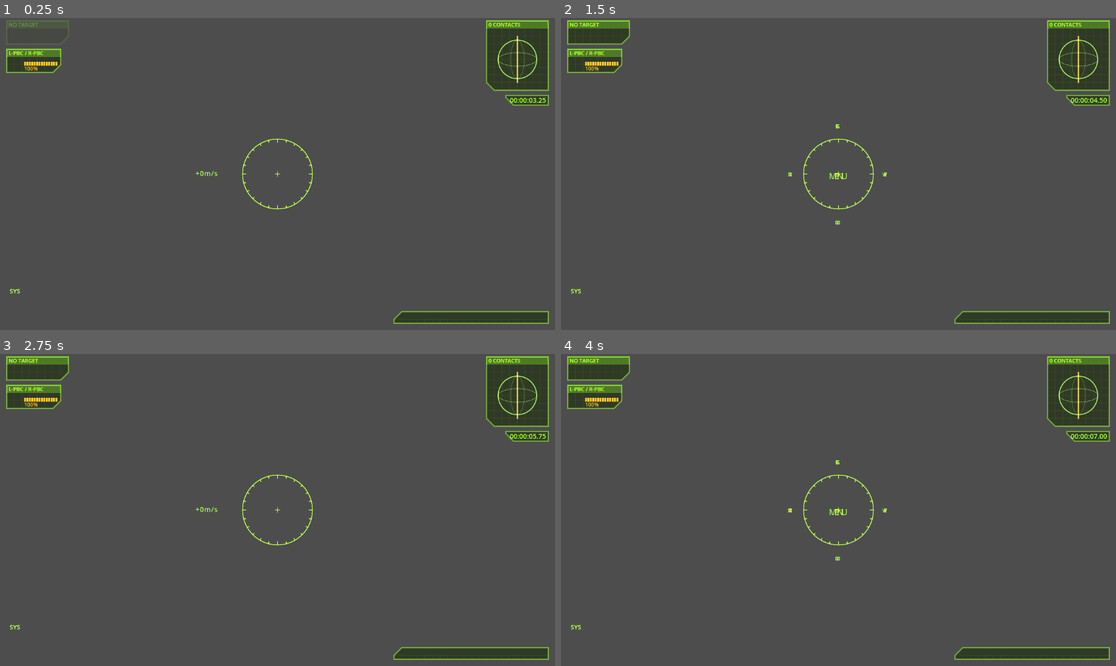
Above: before the commit, frames 1-4 (two rows, left to right).
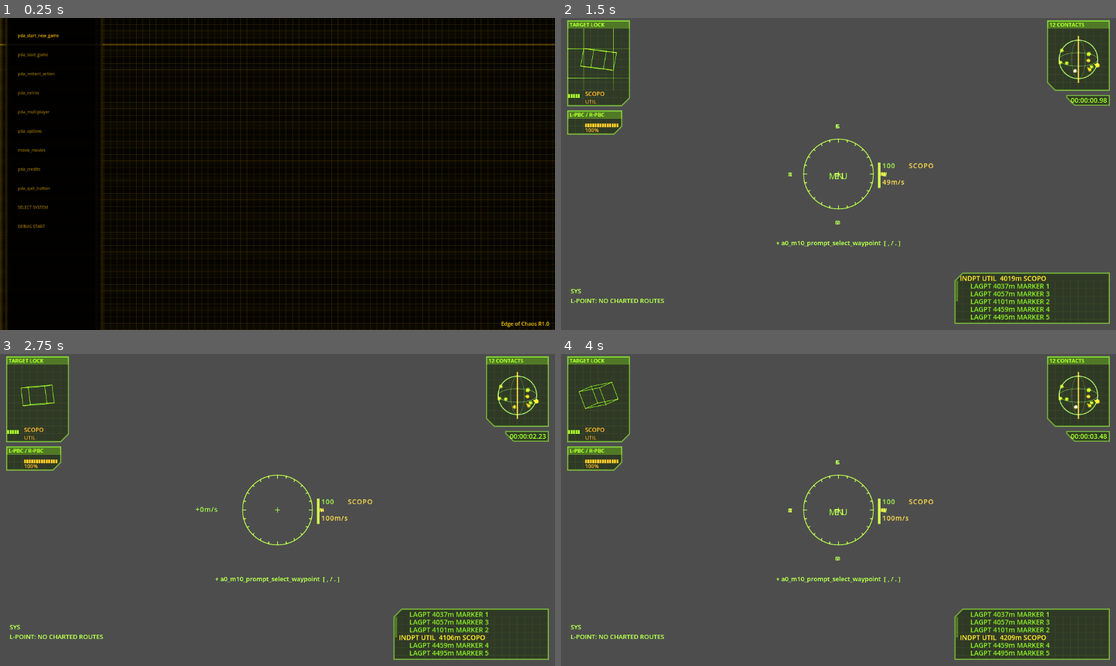
Above: after the commit, the same moments.

Repository: jleclanche/iw2-remaster
Game: Godot game, scene res://scenes/main.tscn
Same seed, same stepped clock (60 frames per second), same inputs: the game is played once before the commit and once after it.
Inputs (mouse positions are in pixels of both pictures, inside the frame that each line leads up to):
- Up to frame 1 (0.25 s): no input
- Up to frame 2 (1.5 s): tap Enter at 0.5 s; move the mouse to (960, 158) at 0.52 s; hold Right 0.53-1.25 s; hold Enter 0.53-1.25 s; click (960, 158) at 0.67 s; tap Space at 0.77, 1.07 s; drag from (727, 189) to (810, 236) at 1.27 s
- Up to frame 3 (2.75 s): move the mouse to (333, 441) at 2.02 s; hold Right from 2.03 s (still down); tap Backspace at 2.1 s
- Up to frame 4 (4 s): release Right at 2.75 s; drag from (810, 572) to (672, 463) at 2.77 s; move the mouse to (1005, 556) at 3.52 s; hold Left from 3.53 s (still down); tap M at 3.6 s; tap Space at 3.77 s

The runs differ from the first frame. In frame 1, 100% of the frame differs, in the area x 0-100%, y 0-100%; in frame 2, 7.2%; in frame 3, 7.2%; in frame 4, 7.2%.
Error in both runs: Unable to iterate on object of type 'Nil'. (res://scripts/pog/natives/world.gd:350)

Commit message:
A plain launch boots into the front end, not into a flying Tug
The straight-to-flight boot was a development leftover: the original
boots into icSPMainPDAScreen. The world START_SYSTEM builds stays
underneath (INSTANT ACTION and START NEW GAME take it from there), and
the check harnesses keep their direct boot -- every --<flag> suite sets
demo, which skips the menu.

Co-Authored-By: Claude Fable 5 <noreply@anthropic.com>

Diff:
--- a/game/scripts/main.gd
+++ b/game/scripts/main.gd
@@ -125,6 +125,13 @@
 		_restarting = false
 		menu.visible = false
 		start_campaign.call_deferred()
+	elif not demo:
+		# A plain launch boots into the FRONT END (the original's
+		# icSPMainPDAScreen), not into flight -- the old straight-to-Tug boot
+		# was a development leftover. The world behind stays whatever
+		# START_SYSTEM built; INSTANT ACTION / START NEW GAME take it from
+		# here. Check harnesses (demo) keep the direct boot they drive.
+		menu.open()
 
 func _exit_tree() -> void:
 	ExplosionFx.release_cache()
